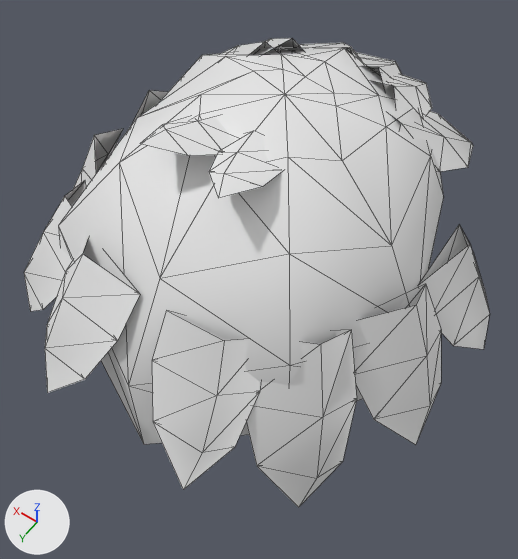
Two versions of the glTF model docs/jeux/jeu-1/refonte/essai-style-4/modeles/enfant-tignasse.glb, one commit apart.
One viewpoint serves both versions: a 50 mm lens placed at (-0.173, 0.281, 1.537), pointed at (-0.01, 0.053, 1.179). Lighting does not change. The marker at lower left points along +X, +Y and +Z. The first picture is the older version. Mesh edges are drawn as thin lines. Vertices at exactly the same position are counted once.

Script lines for the objects in view, before the commit:
```python
me_cheveux = bpy.data.meshes.new('cheveux')
me_cheveux.from_pydata(...)  # 201 vertices, 310 faces; spans x -0.147..0.148, y -0.129..0.183, z 1.119..1.3
ob_cheveux = bpy.data.objects.new('cheveux', me_cheveux)
ob_cheveux.location = (0.0, 0.0, 0.0)
```
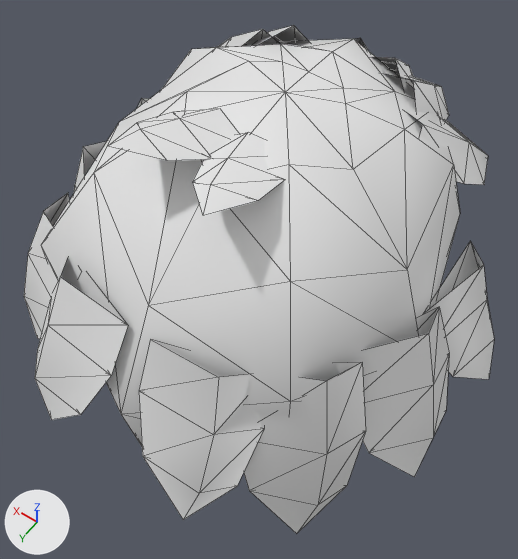
Pixel boxes [x1, y1, x2, y2] of what changed, in the pictures (518 x 559 px; the box of a moved part takes in the faces that stretch with it):
'cheveux', reshaped (8% taller)
    before: [24, 38, 490, 508]
    after: [24, 25, 494, 534]
part 1 of me_cheveux, moved or reshaped
    before: [140, 116, 235, 156]
    after: [109, 108, 240, 161]
part 2 of me_cheveux, moved or reshaped
    before: [209, 131, 282, 198]
    after: [192, 132, 284, 216]
part 3 of me_cheveux, moved or reshaped
    before: [24, 38, 490, 508]
    after: [24, 25, 494, 534]

The edits, one by one:
me_cheveux is used by ob_cheveux; location (0.0, 0.0, 0.0).
me_cheveux had 201 vertices, 310 faces and spanned x -0.147..0.148, y -0.129..0.183, z 1.119..1.3.
me_cheveux now has 201 vertices, 310 faces and spans x -0.157..0.157, y -0.145..0.189, z 1.1..1.305.
me_cheveux part 1: the loose piece of 10 vertices spanning x -0.004..0.038, y 0.036..0.095, z 1.284..1.299 is scaled about its middle by 1.19, then moved by (0.003, 0.009, 0.004).
me_cheveux part 2: the loose piece of 10 vertices spanning x -0.031..0.009, y 0.039..0.102, z 1.284..1.3 is scaled about its middle by 1.19, then moved by (-0.002, 0.01, 0.003).
me_cheveux part 3: 181 of 201 vertices moved; they spanned x -0.147..0.148, y -0.129..0.183, z 1.119..1.295 and now span x -0.157..0.157, y -0.145..0.189, z 1.1..1.296; mean shift (0.0, -0.001, -0.012); largest move (-0.104, 0.147, 1.137) -> (-0.106, 0.149, 1.102).
